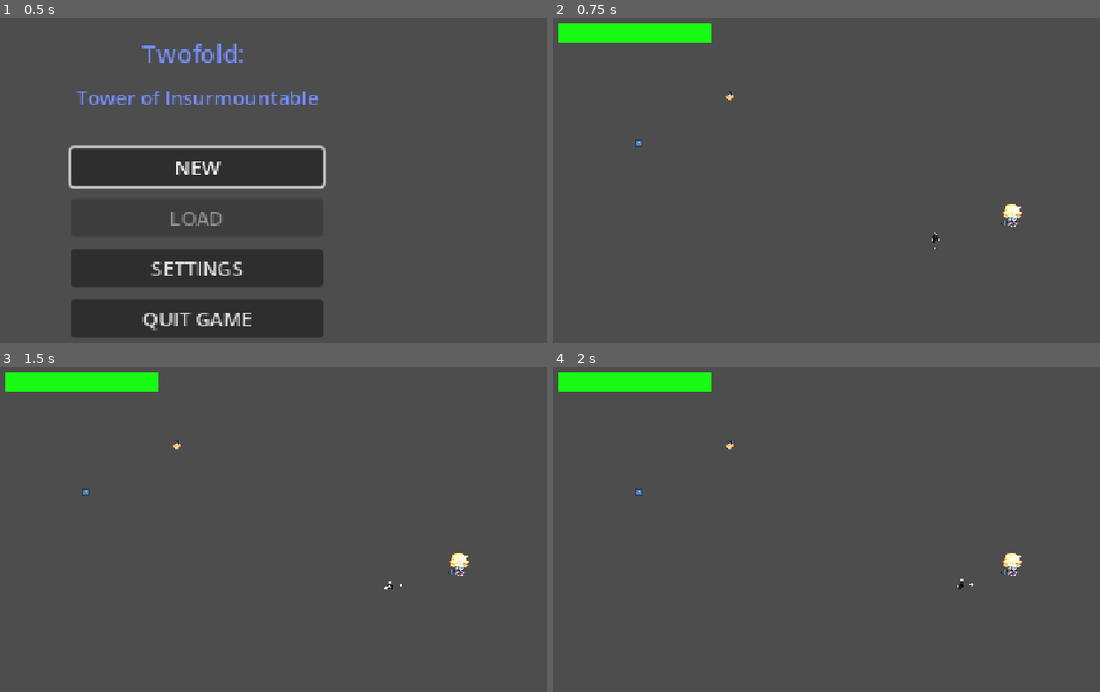
Above: before the commit, frames 1-4 (two rows, left to right).
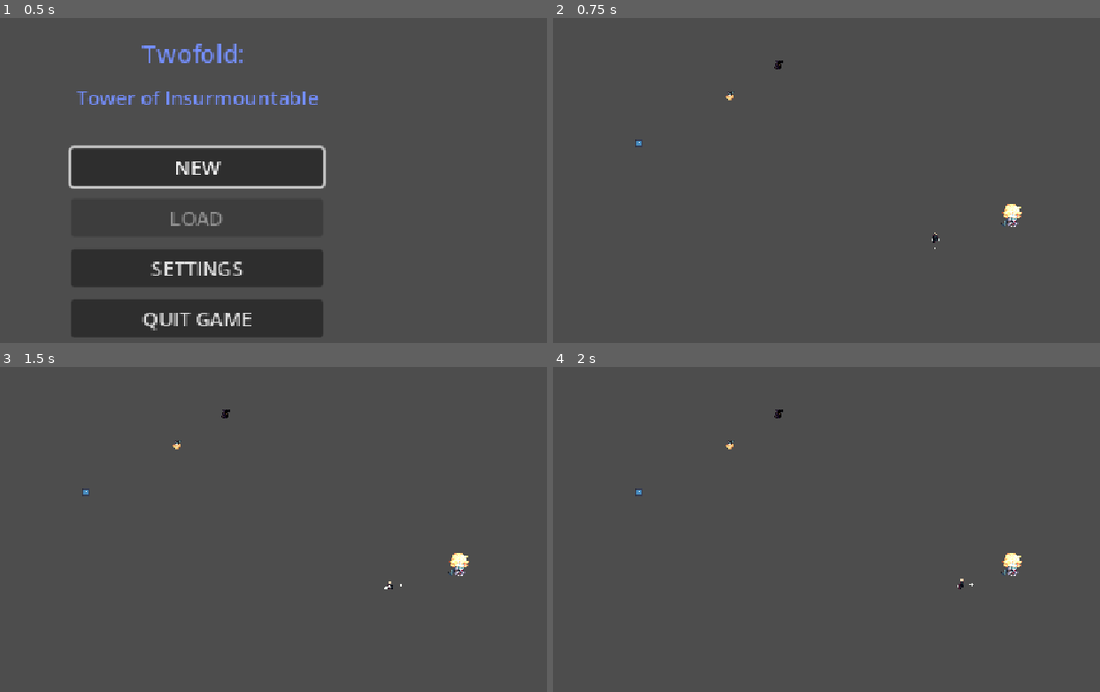
Above: after the commit, the same moments.

Repository: PisangRebus-cmyk/LELE-ZERO-PROJECT
Game: Godot game, scene res://Scene/StartMenu.tscn
The game is run twice, just before and just after one commit, with the same random seed, the same clock (stepped at 60 frames per second) and the same inputs. The engine's default icon, where the game draws it, is replaced by a stand-in: a white triangle on a blue panel in a dark square.
Inputs (mouse positions are in pixels of both pictures, inside the frame that each line leads up to):
- Up to frame 1 (0.5 s): no input
- Up to frame 2 (0.75 s): click "NEW" at 0.5 s
- Up to frame 3 (1.5 s): tap Enter at 1.25 s; move the mouse to (503, 526) at 1.27 s; hold D (walk_right) from 1.28 s (still down); click (503, 526) at 1.35 s
- Up to frame 4 (2 s): keep holding D (walk_right)

Frame 1 is identical in both runs. In frame 2, 1.7% of the frame differs, in the area x 0-43%, y 1-16%; in frame 3, 1.7%; in frame 4, 1.7%.

Commit message:
game over ui

Diff:
--- a/lele-zero-sigma/Scene/Prototipe.tscn
+++ b/lele-zero-sigma/Scene/Prototipe.tscn
@@ -6,11 +6,13 @@
 [ext_resource type="PackedScene" uid="uid://c0kwevkjs3ew8" path="res://Scene/Player2.tscn" id="4_p8bpe"]
 [ext_resource type="PackedScene" uid="uid://bclfk3k0hme2x" path="res://Scene/MeleeEnemy.tscn" id="5_vgjna"]
 [ext_resource type="PackedScene" uid="uid://dt55vbrpx0tq" path="res://Scene/RangedEnemy.tscn" id="6_gh1c5"]
+[ext_resource type="PackedScene" uid="uid://d0iqwqgxauwjm" path="res://Scene/Magician.tscn" id="7_x0cnh"]
 
 [node name="Node2D" type="Node2D" unique_id=1271902190]
 script = ExtResource("1_0k401")
 
 [node name="Control" parent="." unique_id=1944569366 instance=ExtResource("2_x0cnh")]
+visible = false
 
 [node name="Player1" parent="." unique_id=1157810840 instance=ExtResource("3_q8n75")]
 position = Vector2(634, 388)
@@ -23,3 +25,6 @@
 
 [node name="RangedEnemy" parent="." unique_id=1369281368 instance=ExtResource("6_gh1c5")]
 position = Vector2(298.99997, 160)
+
+[node name="Magician" parent="." unique_id=427896389 instance=ExtResource("7_x0cnh")]
+position = Vector2(378, 106)
--- a/lele-zero-sigma/Scene/UI.tscn
+++ b/lele-zero-sigma/Scene/UI.tscn
@@ -7,7 +7,9 @@
 [sub_resource type="StyleBoxFlat" id="StyleBoxFlat_uj04i"]
 bg_color = Color(0.09803922, 0.98039216, 0.078431375, 1)
 
-[node name="Control" type="CanvasLayer" unique_id=1944569366]
+[sub_resource type="StyleBoxEmpty" id="StyleBoxEmpty_we040"]
+
+[node name="UI" type="CanvasLayer" unique_id=1944569366]
 script = ExtResource("1_we040")
 
 [node name="Bar Atas" type="MarginContainer" parent="." unique_id=864767141]
@@ -47,7 +49,7 @@
 layout_mode = 0
 offset_left = 428.0
 offset_top = 132.0
-offset_right = 547.0
+offset_right = 547.225
 offset_bottom = 308.0
 scale = Vector2(2, 2)
 theme_override_constants/separation = 20
@@ -70,3 +72,51 @@
 layout_mode = 2
 text = "Quit Game
 "
+
+[node name="GameOver" type="Control" parent="." unique_id=1965465515]
+layout_mode = 3
+anchors_preset = 15
+anchor_right = 1.0
+anchor_bottom = 1.0
+grow_horizontal = 2
+grow_vertical = 2
+
+[node name="ColorRect" type="ColorRect" parent="GameOver" unique_id=1984281057]
+modulate = Color(0, 0, 0, 0.68235296)
+layout_mode = 1
+anchors_preset = 15
+anchor_right = 1.0
+anchor_bottom = 1.0
+grow_horizontal = 2
+grow_vertical = 2
+color = Color(0, 0, 0, 0.4)
+
+[node name="VBoxContainer" type="VBoxContainer" parent="GameOver" unique_id=1269593821]
+layout_mode = 1
+anchors_preset = 8
+anchor_left = 0.5
+anchor_top = 0.5
+anchor_right = 0.5
+anchor_bottom = 0.5
+offset_left = -144.0
+offset_top = -194.0
+offset_right = -24.999939
+offset_bottom = -18.0
+grow_horizontal = 2
+grow_vertical = 2
+scale = Vector2(2, 2)
+theme_override_constants/separation = 20
+
+[node name="Label" type="Label" parent="GameOver/VBoxContainer" unique_id=1003376880]
+layout_mode = 2
+text = "GAME OVER"
+horizontal_alignment = 1
+
+[node name="RetryButton" type="Button" parent="GameOver/VBoxContainer" unique_id=1974598486]
+layout_mode = 2
+theme_override_styles/focus = SubResource("StyleBoxEmpty_we040")
+text = "Retry"
+
+[node name="ReturnTitleButton" type="Button" parent="GameOver/VBoxContainer" unique_id=1739907069]
+layout_mode = 2
+text = "Return to Title"
--- a/lele-zero-sigma/Script/player1.gd
+++ b/lele-zero-sigma/Script/player1.gd
@@ -2,7 +2,6 @@
 signal kidnapped
 const DARK_LIMIT := 4.0
 enum State { FREE, ATTACK, DODGE, GUARD, STUN }
-
 const COMBO_RESET_TIME := 0.6
 const ATTACKS := [
 	{"damage": 10, "stun": 4, "knockback": 150, "lunge": 60,   "shape": "arc",   "windup": 0.08, "active": 0.10, "recover": 0.14},
@@ -414,3 +413,8 @@
 		target.take_hit(data.damage, data.stun, push, self)
 	elif target.has_method("take_damage"):
 		target.take_damage(data.damage, push)
+
+func take_damage(amount: int) -> void:
+	health -= amount
+	if health <= 0:
+		health = 0
--- a/lele-zero-sigma/Script/start_menu.gd
+++ b/lele-zero-sigma/Script/start_menu.gd
@@ -6,7 +6,7 @@
 # sinkronisasi setting akan disesuaikan variabel sound dan art
 extends Control
 
-const SceneNewGame := "res://scene/prototipe.tscn"
+const SceneNewGame := "res://Scene/Prototipe.tscn"
 const SavePath := ""
 
 var _Settings := false
--- a/lele-zero-sigma/Script/switch.gd
+++ b/lele-zero-sigma/Script/switch.gd
@@ -7,9 +7,7 @@
 
 
 func _ready() -> void:
-	# Tunggu 1 frame supaya semua karakter sudah masuk group-nya
 	await get_tree().process_frame
-
 	if player1 == null:
 		player1 = get_tree().get_first_node_in_group("Player") as CharacterBody2D
 	if ghost == null:
--- a/lele-zero-sigma/Script/ui.gd
+++ b/lele-zero-sigma/Script/ui.gd
@@ -2,27 +2,32 @@
 #health bar nanti difungsikan ke player1nya
 extends CanvasLayer
 
-const TITLE_SCENE := "res://StartMenu.tscn"
+const TITLE_SCENE := "res://Scene/StartMenu.tscn"
 
+@onready var game_over: Control = $GameOver
 @onready var health_bar: ProgressBar = $"Bar Atas/HealthBar"
 @onready var pause_menu: Control = $"Pause Menu"
 @onready var continue_button: Button = $"Pause Menu/VBoxContainer/ContinueButton"
 @onready var return_button: Button = $"Pause Menu/VBoxContainer/ReturnTitleButton"
 @onready var quit_button: Button = $"Pause Menu/VBoxContainer/QuitButton"
-
+@onready var retry_button: Button = $GameOver/VBoxContainer/RetryButton
+@onready var go_title_button: Button = $GameOver/VBoxContainer/ReturnTitleButton
 
 var player: Node = null
 var max_hp: float = 1.0
+var is_game_over := false
 
 
 func _ready() -> void:
 	process_mode = Node.PROCESS_MODE_ALWAYS
 	pause_menu.hide()
-
+	game_over.hide()
 	continue_button.pressed.connect(_resume)
 	return_button.pressed.connect(_return_to_title)
 	quit_button.pressed.connect(get_tree().quit)
 
+	retry_button.pressed.connect(_on_retry)
+	go_title_button.pressed.connect(_return_to_title)
 
 	await get_tree().process_frame
 	player = get_tree().get_first_node_in_group("Player")
@@ -30,14 +35,22 @@
 		max_hp = player.health
 		set_health(player.health, max_hp)
 
-
 func _process(_delta: float) -> void:
+	if is_game_over:
+		return
 	if is_instance_valid(player):
 		set_health(player.health, max_hp)
+		if player.health <= 0:
+			_show_game_over()
 	elif player != null:
+		# player sudah di-free (mati)
 		set_health(0, max_hp)
+		_show_game_over()
+
 
 func _unhandled_input(event: InputEvent) -> void:
+	if is_game_over:
+		return
 	if event.is_action_pressed("ui_cancel"):
 		if get_tree().paused:
 			_resume()
@@ -57,12 +70,25 @@
 	pause_menu.hide()
 
 
+func _show_game_over() -> void:
+	is_game_over = true
+	pause_menu.hide()
+	game_over.show()
+	get_tree().paused = true
+	retry_button.grab_focus()
+
+
+func _on_retry() -> void:
+	get_tree().paused = false
+	get_tree().reload_current_scene()
+
+
 func _return_to_title() -> void:
 	get_tree().paused = false
-	get_tree().change_scene_to_file("res://Scene/StartMenu.tscn")
+	get_tree().change_scene_to_file(TITLE_SCENE)
 
 
 # HPBar player1
-func set_health(current: float, max_hp: float) -> void:
-	health_bar.max_value = max_hp
+func set_health(current: float, maximum: float) -> void:
+	health_bar.max_value = maximum
 	health_bar.value = current
